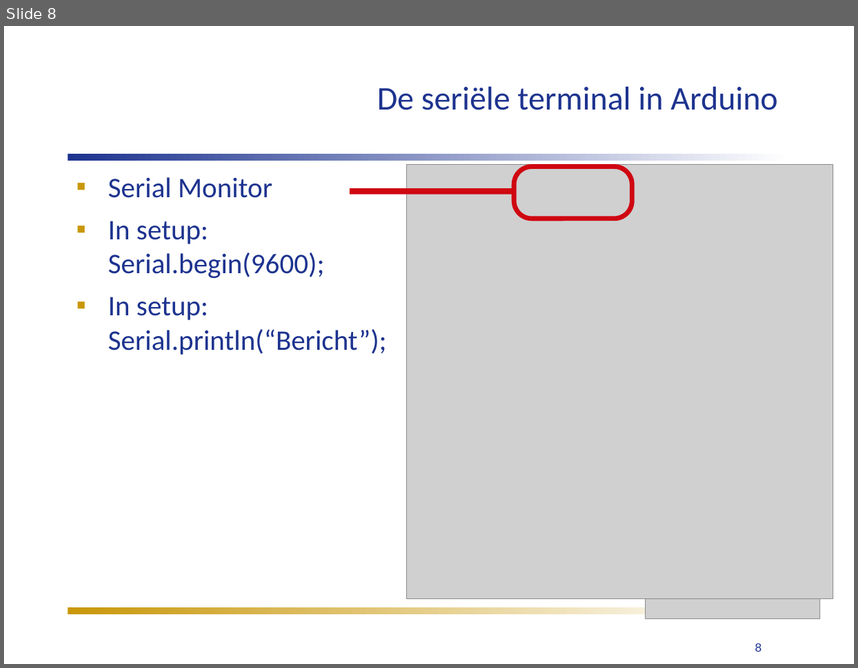
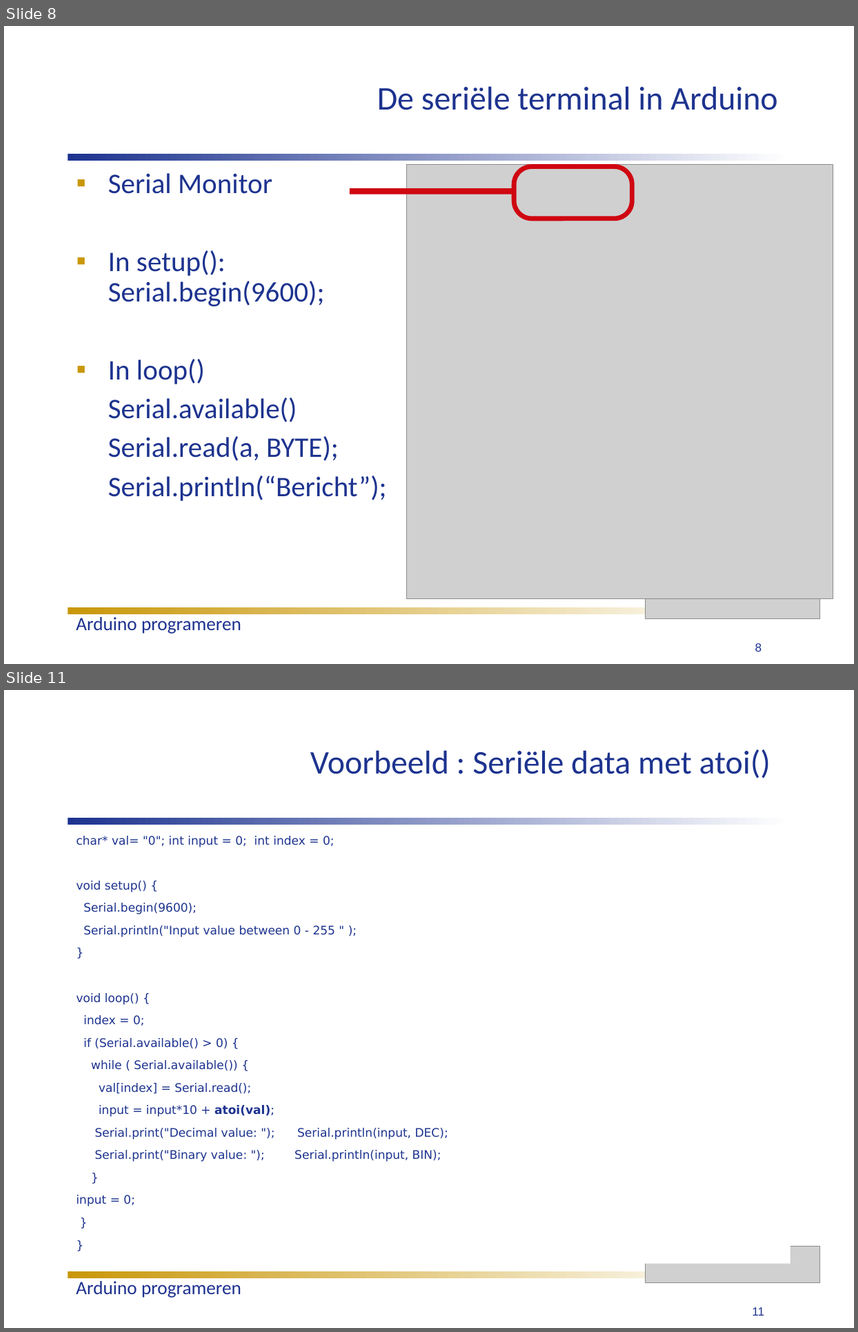
Before and after one commit to humiq/Greendevelopment, a slide deck: trunk/documents/Colleges/ISIROB College 4.ppt. Shown one above the other, each under a label of ours: slide 8 before the commit, slides 8 and 11 after it; the slides between them are not shown. The pictures are 858x668 and 858x1332 pixels, drawn with LibreOffice and Linux fonts; fonts in the diff are those of the drawing; grey boxes stand for pictures. Boxes give left, top, right and bottom in pixels: in the first picture for what was removed or moved away, otherwise in the second. Text is boxed around its words. In the diff, an @@ line names an element or a change of style, - is before the commit and + after.

```diff
--- a/trunk/documents/Colleges/ISIROB College 4.ppt
+++ b/trunk/documents/Colleges/ISIROB College 4.ppt
@@ slide 11 added at (4, 690, 854, 1328), background #FFFFFF @@
@@ title added at (310, 749, 771, 778), 28 pt, text #1D338F @@
+Voorbeeld : Seriële data met atoi()
@@ rectangle added at (67, 818, 791, 825), fill gradient #1D338F to #FFFFFF @@
@@ text added at (76, 836, 448, 1206), 10 pt, text #1D338F @@
+char* val= "0"; int input = 0; int index = 0;
+void setup() {
+Serial.begin(9600);
+Serial.println("Input value between 0 - 255 " );
+}
+void loop() {
+index = 0;
+if (Serial.available() > 0) {
+while ( Serial.available()) {
+val[index] = Serial.read();
+input = input*10 + atoi(val);
+Serial.print("Decimal value: "); Serial.println(input, DEC);
+Serial.print("Binary value: "); Serial.println(input, BIN);
+}
+input = 0;
+}
+}
@@ picture added at (645, 1246, 820, 1283) @@
@@ rectangle added at (67, 1270, 748, 1277), fill gradient #C99709 to #FFFFFF @@
@@ text added at (76, 1281, 241, 1297), 16 pt, text #1D338F @@
+Arduino programeren
@@ page number added at (752, 1307, 764, 1315), 10 pt, text #1D338F @@
+11
@@ slide 8 changed as well @@
@@ text at (108, 173, 272, 194): line spacing 1 to 0.9 @@
@@ text at (108, 250, 387, 501): text changed @@
-▪ In setup:
-  Serial.begin(9600);
-▪ In setup:
-  Serial.println(“Bericht”);
+▪ In setup():
+  Serial.begin(9600);
+▪ In loop()
+Serial.available()
+Serial.read(a, BYTE);
+Serial.println(“Bericht”);
@@ text added at (76, 617, 241, 633), 16 pt, text #1D338F @@
+Arduino programeren
```
Also in this commit, not shown: 16 other slides changed, 3 slides removed, 1 other file.
